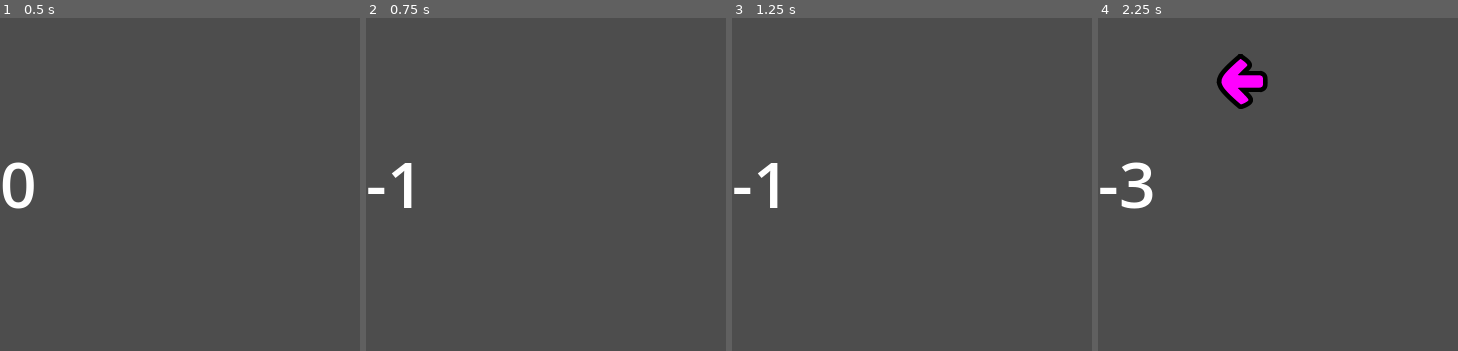
Above: before the commit, frames 1-4 (left to right).
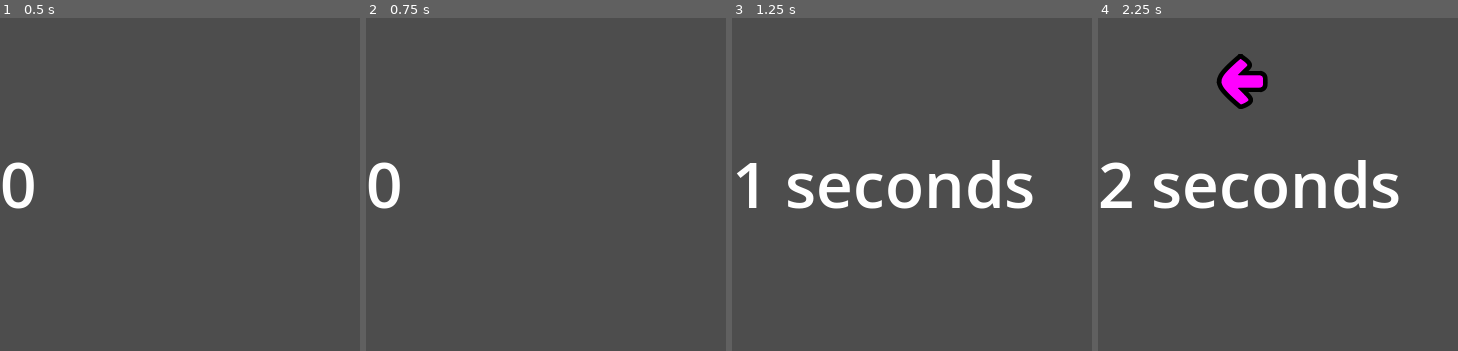
Above: after the commit, the same moments.

Repository: CalebDevonport/GameJam
Game: Godot game, scene res://main.tscn
Same seed, same stepped clock (60 frames per second), same inputs: the game is played once before the commit and once after it.
Inputs:
- Up to frame 1 (0.5 s): no input
- Up to frame 2 (0.75 s): tap Enter at 0.5 s; hold D (input_right) from 0.53 s (still down)
- Up to frame 3 (1.25 s): keep holding D (input_right)
- Up to frame 4 (2.25 s): release D (input_right) at 1.28 s; hold Down (input_down) 1.28-2.03 s; hold D (input_right) from 2.03 s (still down)
The pictures show only the part of the screen within x 0-50%, y 29-79%; the shares and areas given below are measured in that part.

Frame 1 is identical in both runs. In frame 2, 1.0% of the frame differs, in the area x 0-13%, y 43-58%; in frame 3, 4.4%; in frame 4, 4.7%, in the area x 0-84%, y 42-58%.

Commit message:
adding seconds

Diff:
--- a/main.gd
+++ b/main.gd
@@ -43,7 +43,6 @@
 		boxVisible = false
 
 
-
 func _on_timer_timeout():
 	if timer.wait_time > 0.2:
 		timer.wait_time -= 0.02
@@ -64,13 +63,11 @@
 
 
 func _on_arrow_missed():
-	score -= 1
-	$Hud.update_score(score)
 	print("score=" + str(score))
+	box.position.y = box.position.y + 20
 
 func _on_increase_point():
-	score += 1
-	$Hud.update_score(score)
+
 	print("score=" + str(score))
 	if boxVisible:
 		box.position.y = box.position.y - 70
@@ -80,3 +77,7 @@
 func _box_is_visible():
 	if boxVisible != true:
 		boxVisible = true
+
+func increase_score():
+	score += 1
+	$Hud.update_score(str(score) + " seconds")
--- a/main.tscn
+++ b/main.tscn
@@ -1,7 +1,6 @@
 [gd_scene load_steps=6 format=3 uid="uid://b0fuj4tpdr3g1"]
 
 [ext_resource type="Script" path="res://main.gd" id="1_02dat"]
-
 [ext_resource type="PackedScene" uid="uid://be0u7h1axp7bs" path="res://arrow.tscn" id="2_un8jb"]
 [ext_resource type="PackedScene" uid="uid://dqgb635sg3ep5" path="res://goal.tscn" id="3_suevq"]
 [ext_resource type="PackedScene" path="res://box.tscn" id="4_2lkmj"]
@@ -10,7 +9,6 @@
 [node name="Main" type="Node"]
 script = ExtResource("1_02dat")
 arrow_scene = ExtResource("2_un8jb")
-goal_scene = ExtResource("3_suevq")
 box_scene = ExtResource("4_2lkmj")
 
 [node name="LeftGoal" parent="." instance=ExtResource("3_suevq")]
@@ -23,6 +21,9 @@
 
 [node name="Hud" parent="." instance=ExtResource("5_o2810")]
 
+[node name="Timer" type="Timer" parent="."]
+autostart = true
+
 [connection signal="arrow_missed" from="LeftGoal" to="." method="_on_arrow_missed"]
 [connection signal="increase_point" from="LeftGoal" to="." method="_on_increase_point"]
 [connection signal="arrow_missed" from="UpGoal" to="." method="_on_arrow_missed"]
@@ -31,3 +32,4 @@
 [connection signal="increase_point" from="RightGoal" to="." method="_on_increase_point"]
 [connection signal="arrow_missed" from="DownGoal" to="." method="_on_arrow_missed"]
 [connection signal="increase_point" from="DownGoal" to="." method="_on_increase_point"]
+[connection signal="timeout" from="Timer" to="." method="increase_score"]
